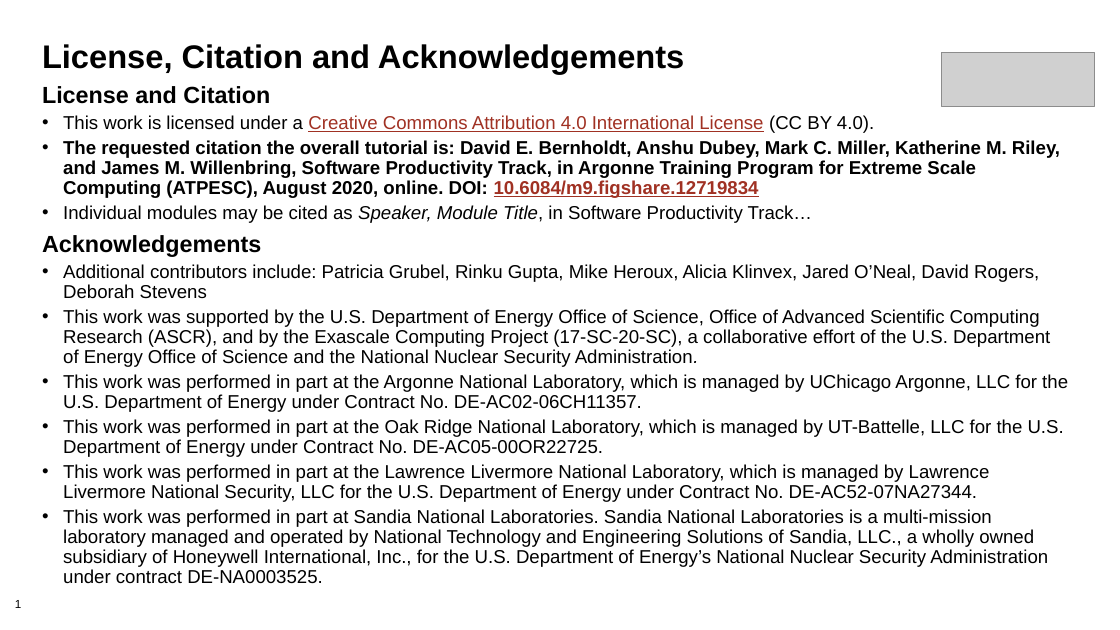
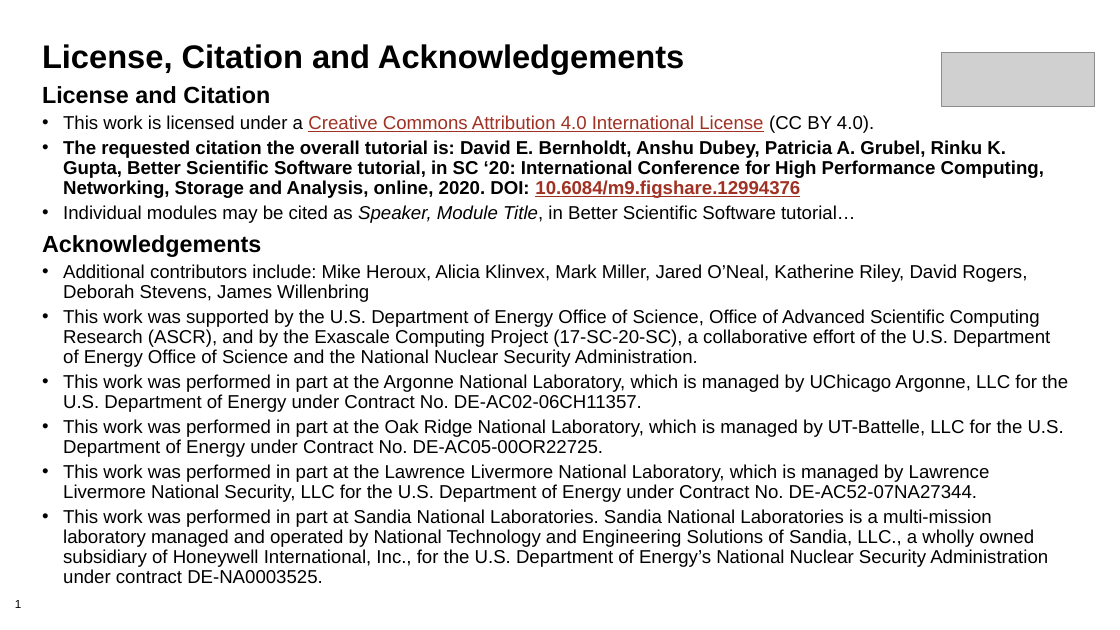
Before and after one commit to bssw-tutorial/presentations, a slide deck: slide 1 of license-master.pptx. Drawn at 1120x630 pixels with LibreOffice and Linux fonts; fonts in the diff are those of the drawing; grey boxes stand for pictures; background and template pictures are left out. Boxes give left, top, right and bottom in pixels: in the first picture for what was removed or moved away, otherwise in the second. Text is boxed around its words. In the diff, an @@ line names an element or a change of style, - is before the commit and + after.

Commit message:
Partial updates for SC20

```diff
--- a/license-master.pptx
+++ b/license-master.pptx
@@ text at (x1=63, y1=140, x2=1044, y2=223): text changed @@
-• The requested citation the overall tutorial is: David E. Bernholdt, Anshu Dubey, Mark C. Miller, Katherine M. Riley, and James M. Willenbring, Software Productivity Track, in Argonne Training Program for Extreme Scale Computing (ATPESC), August 2020, online. DOI: 10.6084/m9.figshare.12719834
-• Individual modules may be cited as Speaker, Module Title, in Software Productivity Track…
+• The requested citation the overall tutorial is: David E. Bernholdt, Anshu Dubey, Patricia A. Grubel, Rinku K. Gupta, Better Scientific Software tutorial, in SC ‘20: International Conference for High Performance Computing, Networking, Storage and Analysis, online, 2020. DOI: 10.6084/m9.figshare.12994376
+• Individual modules may be cited as Speaker, Module Title, in Better Scientific Software tutorial…
@@ text at (x1=63, y1=264, x2=1027, y2=302): text changed @@
-• Additional contributors include: Patricia Grubel, Rinku Gupta, Mike Heroux, Alicia Klinvex, Jared O’Neal, David Rogers, Deborah Stevens
+• Additional contributors include: Mike Heroux, Alicia Klinvex, Mark Miller, Jared O’Neal, Katherine Riley, David Rogers, Deborah Stevens, James Willenbring
```
